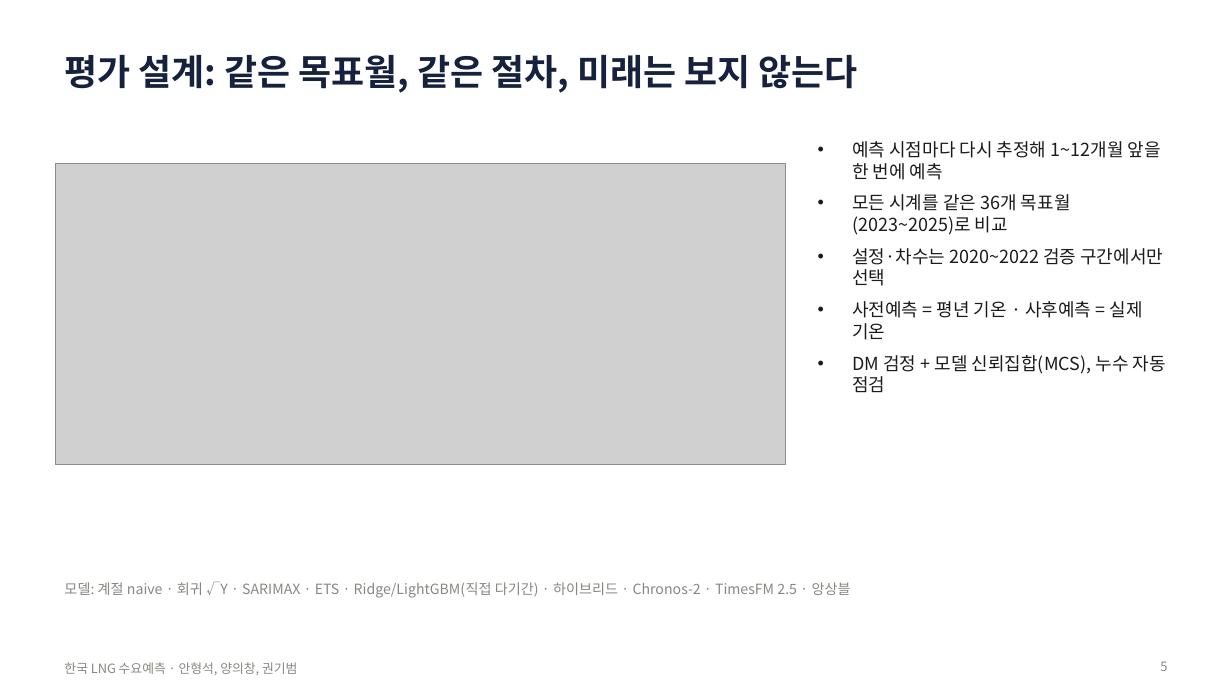
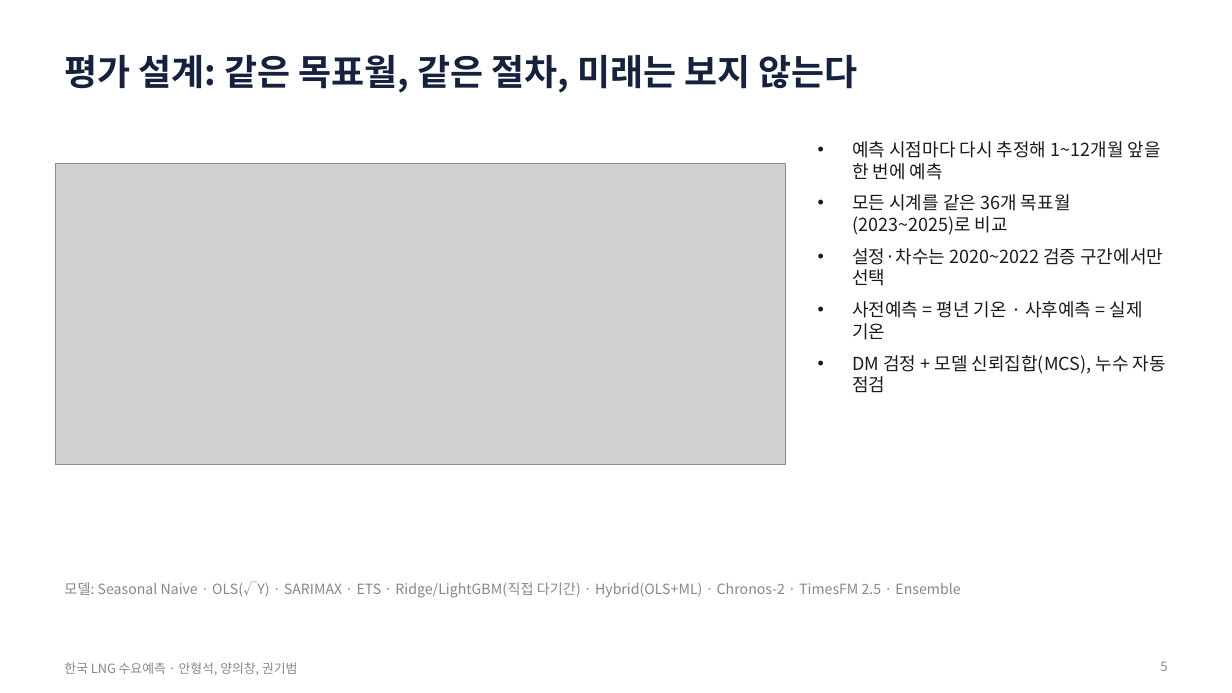
Before and after one commit to seoki0804/LNG_D_F, a slide deck: slide 5 of korea/report/한국_LNG_수요예측_발표.pptx. Drawn at 1232x693 pixels with LibreOffice and Linux fonts; fonts in the diff are those of the drawing; grey boxes stand for pictures. Boxes give left, top, right and bottom in pixels: in the first picture for what was removed or moved away, otherwise in the second. Text is boxed around its words. In the diff, an @@ line names an element or a change of style, - is before the commit and + after.

```diff
--- a/korea/report/한국_LNG_수요예측_발표.pptx
+++ b/korea/report/한국_LNG_수요예측_발표.pptx
@@ text at (64,581,960,598): text changed @@
-모델: 계절 naive · 회귀 √Y · SARIMAX · ETS · Ridge/LightGBM(직접 다기간) · 하이브리드 · Chronos-2 · TimesFM 2.5 · 앙상블
+모델: Seasonal Naive · OLS(√Y) · SARIMAX · ETS · Ridge/LightGBM(직접 다기간) · Hybrid(OLS+ML) · Chronos-2 · TimesFM 2.5 · Ensemble
```
Also in this commit, not shown: 4 other slides changed, 23 other files.
